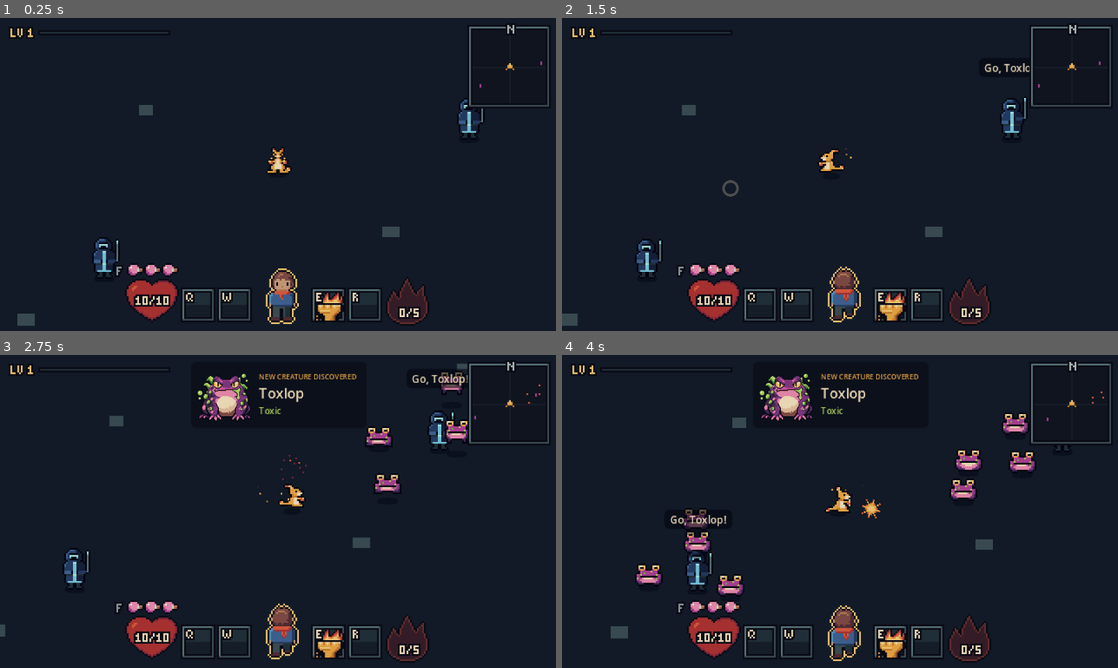
Above: before the commit, frames 1-4 (two rows, left to right).
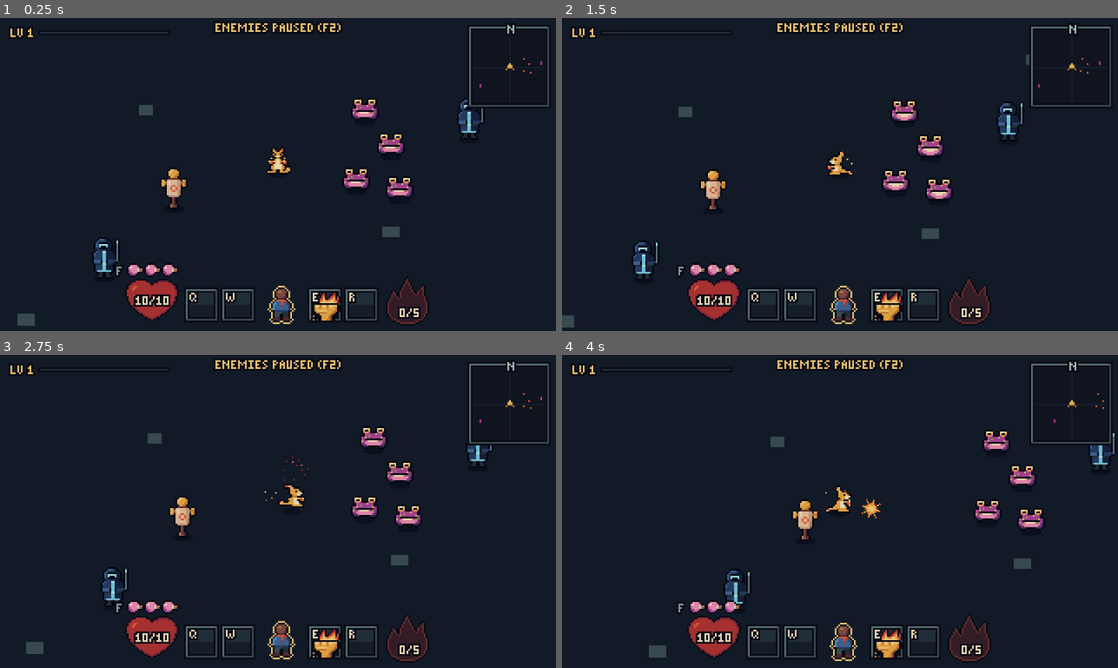
Above: after the commit, the same moments.

Repository: qmkDuran/my-own-art
Game: Godot game, scene res://scenes/main/main.tscn
The game is run twice, just before and just after one commit, with the same random seed, the same clock (stepped at 60 frames per second) and the same inputs.
Inputs (mouse positions are in pixels of both pictures, inside the frame that each line leads up to):
- Up to frame 1 (0.25 s): no input
- Up to frame 2 (1.5 s): move the mouse to (962, 158) at 0.52 s; hold Right (move_right) 0.53-1.25 s; hold Right mouse button (attack) 0.53-1.25 s; click (962, 158) at 0.67 s; drag from (728, 190) to (812, 237) at 1.27 s
- Up to frame 3 (2.75 s): move the mouse to (333, 442) at 2.02 s; hold Right (move_right) from 2.03 s (still down); hold Shift (attack_in_place_modifier) from 2.03 s (still down); right-click (333, 442) at 2.3 s
- Up to frame 4 (4 s): release Right (move_right) at 2.75 s; release Shift (attack_in_place_modifier) at 2.75 s; drag from (812, 574) to (673, 464) at 2.77 s; move the mouse to (1006, 558) at 3.52 s; press the mouse at (1006, 558) at 3.53 s; hold Left (move_left) from 3.53 s (still down); right-click (1006, 558) at 3.8 s

The runs differ from the first frame. In frame 1, 2.9% of the frame differs, in the area x 29-96%, y 1-98%; in frame 2, 4.3%; in frame 3, 6.2%; in frame 4, 7.0%, in the area x 8-100%, y 1-98%.

Commit message:
Training dummy, paused enemies (F2) and a smaller HUD trainer
- Training dummy near the start: never dies, leans and wobbles when hit,
  pops damage numbers (gold for big hits) and shows a running combo total
  that resets after 2s. No drops, no discovery card.
- DebugControls: enemies start paused (no hops, attacks, summons or
  slams) and can still be hit and killed. F2 toggles; 'ENEMIES PAUSED
  (F2)' shows at the top while on.
- Four practice toads placed in the level, so there's something to hit
  while Wardens are paused.
- HUD trainer stand-in redrawn at 12x18; it barely rises above the
  slots. Shout ticks and the tonic launch point moved to match.

Not yet run in Godot; the user is testing in-game.

Co-Authored-By: Claude Opus 5.5 <noreply@anthropic.com>
Claude-Session: https://claude.ai/code/session_01YABBJVPWvaqtn34m5VQVCp

Diff:
--- /dev/null
+++ b/scenes/debug/debug_controls.tscn
@@ -0,0 +1,9 @@
+[gd_scene load_steps=2 format=3]
+
+[ext_resource type="Script" path="res://scripts/debug/debug_controls.gd" id="1_debug"]
+
+[node name="DebugControls" type="CanvasLayer"]
+layer = 5
+script = ExtResource("1_debug")
+
+[node name="Banner" type="Node2D" parent="."]
--- /dev/null
+++ b/scenes/enemies/training_dummy/training_dummy.tscn
@@ -0,0 +1,36 @@
+[gd_scene load_steps=6 format=3]
+
+[ext_resource type="Script" path="res://scripts/enemies/training_dummy.gd" id="1_dummy"]
+[ext_resource type="Texture2D" path="res://art/training_dummy/training_dummy.png" id="2_art"]
+[ext_resource type="Script" path="res://scripts/components/health.gd" id="3_health"]
+[ext_resource type="Script" path="res://scripts/effects/hit_flash.gd" id="4_flash"]
+
+[sub_resource type="CircleShape2D" id="CircleShape2D_post"]
+radius = 4.0
+
+[node name="TrainingDummy" type="StaticBody2D" groups=["enemies"]]
+z_index = 1
+script = ExtResource("1_dummy")
+
+[node name="Shadow" type="Polygon2D" parent="."]
+color = Color(0.0352941, 0.0392157, 0.0784314, 0.45)
+polygon = PackedVector2Array(-6, 0, -5, -1.5, 0, -2, 5, -1.5, 6, 0, 5, 1.5, 0, 2, -5, 1.5)
+
+[node name="Sprite" type="Sprite2D" parent="."]
+texture = ExtResource("2_art")
+offset = Vector2(0, -12)
+
+[node name="CollisionShape" type="CollisionShape2D" parent="."]
+position = Vector2(0, -2)
+shape = SubResource("CircleShape2D_post")
+
+[node name="Health" type="Node" parent="."]
+script = ExtResource("3_health")
+max_health = 999
+
+[node name="HitFlash" type="Node" parent="." node_paths=PackedStringArray("sprite")]
+script = ExtResource("4_flash")
+sprite = NodePath("../Sprite")
+
+[node name="DamageNumbers" type="Node2D" parent="."]
+z_index = 2
--- a/scenes/main/main.tscn
+++ b/scenes/main/main.tscn
@@ -1,10 +1,13 @@
-[gd_scene load_steps=7 format=3]
+[gd_scene load_steps=10 format=3]
 
 [ext_resource type="PackedScene" path="res://scenes/creatures/emberoo/emberoo.tscn" id="1_emberoo"]
 [ext_resource type="PackedScene" path="res://scenes/enemies/handler/handler.tscn" id="3_handler"]
 [ext_resource type="PackedScene" path="res://scenes/ui/hud.tscn" id="4_hud"]
 [ext_resource type="PackedScene" path="res://scenes/ui/ember_tree.tscn" id="6_ember_tree"]
 [ext_resource type="Script" path="res://scripts/progression/ember_tree_effects.gd" id="7_ember_effects"]
+[ext_resource type="PackedScene" path="res://scenes/enemies/training_dummy/training_dummy.tscn" id="8_dummy"]
+[ext_resource type="PackedScene" path="res://scenes/debug/debug_controls.tscn" id="9_debug"]
+[ext_resource type="PackedScene" path="res://scenes/enemies/toxic_toad/toxic_toad.tscn" id="10_toad"]
 
 [sub_resource type="Environment" id="Environment_glow"]
 background_mode = 3
@@ -63,6 +66,21 @@
 position = Vector2(-100, 60)
 first_summon_delay = 3.0
 
+[node name="PracticeToad1" parent="." instance=ExtResource("10_toad")]
+position = Vector2(50, -30)
+
+[node name="PracticeToad2" parent="." instance=ExtResource("10_toad")]
+position = Vector2(65, -10)
+
+[node name="PracticeToad3" parent="." instance=ExtResource("10_toad")]
+position = Vector2(45, 10)
+
+[node name="PracticeToad4" parent="." instance=ExtResource("10_toad")]
+position = Vector2(70, 15)
+
+[node name="TrainingDummy" parent="." instance=ExtResource("8_dummy")]
+position = Vector2(-60, 20)
+
 [node name="Emberoo" parent="." instance=ExtResource("1_emberoo")]
 
 [node name="Camera" type="Camera2D" parent="Emberoo"]
@@ -74,3 +92,5 @@
 script = ExtResource("7_ember_effects")
 
 [node name="EmberTreeScreen" parent="." instance=ExtResource("6_ember_tree")]
+
+[node name="DebugControls" parent="." instance=ExtResource("9_debug")]
--- a/scenes/ui/hud.tscn
+++ b/scenes/ui/hud.tscn
@@ -87,9 +87,9 @@
 [node name="SlotQ" type="Control" parent="SkillSlots"]
 layout_mode = 3
 anchors_preset = 0
-offset_left = 105.0
+offset_left = 107.0
 offset_top = 156.0
-offset_right = 123.0
+offset_right = 125.0
 offset_bottom = 174.0
 script = ExtResource("8_slot")
 key_label = "Q"
@@ -97,9 +97,9 @@
 [node name="SlotW" type="Control" parent="SkillSlots"]
 layout_mode = 3
 anchors_preset = 0
-offset_left = 126.0
+offset_left = 128.0
 offset_top = 156.0
-offset_right = 144.0
+offset_right = 146.0
 offset_bottom = 174.0
 script = ExtResource("8_slot")
 key_label = "W"
@@ -107,9 +107,9 @@
 [node name="SlotE" type="Control" parent="SkillSlots"]
 layout_mode = 3
 anchors_preset = 0
-offset_left = 180.0
+offset_left = 178.0
 offset_top = 156.0
-offset_right = 198.0
+offset_right = 196.0
 offset_bottom = 174.0
 script = ExtResource("8_slot")
 key_label = "E"
@@ -117,9 +117,9 @@
 [node name="SlotR" type="Control" parent="SkillSlots"]
 layout_mode = 3
 anchors_preset = 0
-offset_left = 201.0
+offset_left = 199.0
 offset_top = 156.0
-offset_right = 219.0
+offset_right = 217.0
 offset_bottom = 174.0
 script = ExtResource("8_slot")
 key_label = "R"
--- /dev/null
+++ b/scripts/debug/debug_controls.gd
@@ -0,0 +1,45 @@
+class_name DebugControls
+extends CanvasLayer
+## Developer switches for testing, toggled with keys checked directly here
+## (no input actions, so the project settings stay untouched).
+##
+## F2: enemies passive. Toads sit still (no hops, no tongue) and Wardens stand still
+## (no summons, no shove, no slam). They can still be hit and killed.
+## While it's on, "ENEMIES PAUSED (F2)" shows at the top centre of the screen.
+
+const PASSIVE_TOGGLE_KEY := KEY_F2
+const BANNER_TEXT := "ENEMIES PAUSED (F2)"
+## Top edge of the banner text, in screen pixels.
+const BANNER_TOP := 3
+
+## Read by the enemies every frame. A static var, so it survives a level restart.
+## On by default for now, while the training dummy is being tuned.
+static var enemies_passive: bool = true
+
+@onready var banner: Node2D = $Banner
+
+
+func _ready() -> void:
+	banner.draw.connect(_draw_banner)
+	_refresh_banner()
+
+
+func _unhandled_input(event: InputEvent) -> void:
+	var key := event as InputEventKey
+	if key == null or not key.pressed or key.echo:
+		return
+	if key.keycode == PASSIVE_TOGGLE_KEY:
+		enemies_passive = not enemies_passive
+		_refresh_banner()
+		get_viewport().set_input_as_handled()
+
+
+func _refresh_banner() -> void:
+	banner.visible = enemies_passive
+	banner.queue_redraw()
+
+
+func _draw_banner() -> void:
+	var screen_width := get_viewport().get_visible_rect().size.x
+	var left := floorf((screen_width - PixelFont.width_of(BANNER_TEXT)) / 2.0)
+	PixelFont.draw_text(banner, BANNER_TEXT, Vector2(left, BANNER_TOP), HudPalette.GOLD, HudPalette.OUTLINE)
--- a/scripts/enemies/handler.gd
+++ b/scripts/enemies/handler.gd
@@ -16,6 +16,8 @@
 ##                (hits don't interrupt it: super armour)
 ##   RECOVERING-> knocked back after being hit
 ##   DYING     -> fades away
+##
+## While DebugControls.enemies_passive is on, he only stands (WATCHING) and reacts to hits.
 
 enum State { WATCHING, RETREATING, SUMMONING, SHOVING, RECOVERING, DYING }
 
@@ -117,9 +119,15 @@
 		_seconds_until_summon -= delta
 		_seconds_until_shove_ready = maxf(0.0, _seconds_until_shove_ready - delta)
 
+	if DebugControls.enemies_passive:
+		_stop_acting()
+
 	match _state:
 		State.WATCHING, State.RETREATING:
-			_keep_distance_or_summon(delta)
+			if DebugControls.enemies_passive:
+				_stand_still()
+			else:
+				_keep_distance_or_summon(delta)
 		State.SHOVING:
 			_shove()
 		State.SUMMONING:
@@ -190,6 +198,15 @@
 		_enter(State.WATCHING, 0.0)
 
 
+## Debug (enemies passive): a summon or a slam in progress is called off and he just stands.
+## Recovering from a hit and dying carry on as normal.
+func _stop_acting() -> void:
+	if _state != State.SUMMONING and _state != State.SHOVING:
+		return
+	charge_particles.stop_charging()
+	_enter(State.WATCHING, 0.0)
+
+
 # --- Rod shove ------------------------------------------------------------
 
 func _should_shove() -> bool:
--- a/scripts/enemies/toad.gd
+++ b/scripts/enemies/toad.gd
@@ -10,6 +10,8 @@
 ##   LASHING    -> tongue shoots out; hits the player if they're still in the way
 ##   RECOVERING -> a short pause after attacking or being hit
 ##   DYING      -> fades away
+##
+## While DebugControls.enemies_passive is on, it only sits (RESTING) and reacts to hits.
 
 enum State { RESTING, HOPPING, PUFFING, LASHING, RECOVERING, DYING }
 
@@ -88,6 +90,8 @@
 
 func _physics_process(delta: float) -> void:
 	_time_in_state += delta
+	if DebugControls.enemies_passive:
+		_stop_acting()
 
 	match _state:
 		State.RESTING:
@@ -109,7 +113,7 @@
 func _rest() -> void:
 	velocity = Vector2.ZERO
 	sprite.show_animation("idle")
-	if _is_state_over():
+	if _is_state_over() and not DebugControls.enemies_passive:
 		_choose_next_move()
 
 
@@ -148,6 +152,16 @@
 			_enter(State.RESTING, _random_rest_time())
 
 
+## Debug (enemies passive): a hop or an attack in progress stops at once and the toad sits.
+## Recovering from a hit and dying carry on as normal.
+func _stop_acting() -> void:
+	if _state != State.HOPPING and _state != State.PUFFING and _state != State.LASHING:
+		return
+	tongue.retract_now()
+	sprite.lift(0.0)
+	_enter(State.RESTING, _random_rest_time())
+
+
 # --- Decisions ------------------------------------------------------------
 
 func _choose_next_move() -> void:
--- /dev/null
+++ b/scripts/enemies/training_dummy.gd
@@ -0,0 +1,122 @@
+class_name TrainingDummy
+extends StaticBody2D
+## A straw-and-wood training post for trying out attacks. It never dies.
+##
+## It's in the "enemies" group with a child "Health", so jabs, skills and click-to-attack
+## treat it like any enemy. On a hit it flashes, leans away from the punch and wobbles back
+## upright (its post stays planted), and a small damage number pops up. Under it, the total
+## damage of the current combo adds up while hits keep coming.
+## After `calm_reset_time` seconds without a hit, its health refills and the total resets.
+##
+## It has no creature_info() and no LightDrop, so it never shows a discovery card,
+## never enters the Creature Log and never drops light motes or berries.
+
+## Words after the combo's total damage, e.g. "TOTAL 12".
+const COMBO_LABEL := "TOTAL "
+## Where the combo total sits, from the dummy's feet (top centre of the text).
+const COMBO_LABEL_OFFSET := Vector2(0, 4)
+## Where damage numbers pop up, from the dummy's feet (just above the straw head).
+const DAMAGE_NUMBER_OFFSET := Vector2(0, -24)
+## Damage numbers start up to this many pixels left or right, so quick hits don't overlap.
+const DAMAGE_NUMBER_SPREAD := 3
+
+## Seconds without a hit before health refills and the combo total resets.
+@export var calm_reset_time: float = 2.0
+
+@export_group("Wobble")
+## How hard the lean springs back upright (higher = faster wobble).
+@export var wobble_stiffness: float = 180.0
+## How quickly the wobble dies down (higher = fewer swings).
+@export var wobble_damping: float = 8.0
+## Lean speed a normal hit gives, in radians per second (about 7 degrees at the peak).
+@export var hit_lean_speed: float = 1.6
+## Extra lean speed per pixel-per-second of knock_back (Flame Uppercut's 260 gives about 3.4).
+@export var knock_back_lean_per_speed: float = 0.013
+## The furthest it can lean either way, in degrees.
+@export var max_lean_degrees: float = 18.0
+
+var _seconds_since_hit: float = 0.0
+var _combo_total: int = 0
+var _lean_speed: float = 0.0
+
+@onready var health: Health = $Health
+@onready var sprite: Sprite2D = $Sprite
+@onready var hit_flash: HitFlash = $HitFlash
+@onready var damage_numbers: Node2D = $DamageNumbers
+
+
+func _ready() -> void:
+	health.damaged.connect(_on_damaged)
+	_seconds_since_hit = calm_reset_time
+
+
+func _physics_process(delta: float) -> void:
+	_update_wobble(delta)
+	_count_calm_time(delta)
+
+
+## Strong hits (e.g. Flame Uppercut) throw it harder: it leans further but stays planted.
+func knock_back(push_velocity: Vector2) -> void:
+	_lean_away(push_velocity.x, push_velocity.length() * knock_back_lean_per_speed)
+
+
+func _draw() -> void:
+	if _combo_total <= 0:
+		return
+	var text := COMBO_LABEL + str(_combo_total)
+	var top_left := COMBO_LABEL_OFFSET - Vector2(floorf(PixelFont.width_of(text) / 2.0), 0)
+	PixelFont.draw_text(self, text, top_left, HudPalette.CREAM, HudPalette.OUTLINE)
+
+
+# --- Getting hit ----------------------------------------------------------
+
+## Health emits `damaged` before it checks for death, so topping it up here
+## means it can never reach zero and never dies.
+func _on_damaged(amount: int, source_position: Vector2) -> void:
+	if health.current_health <= 0:
+		health.current_health = health.max_health
+	hit_flash.flash()
+	_lean_away(global_position.x - source_position.x, hit_lean_speed)
+	_pop_damage_number(amount)
+	_seconds_since_hit = 0.0
+	_combo_total += amount
+	queue_redraw()
+
+
+## Leans away from the side the hit came from (`away_x` > 0 means toward the right).
+func _lean_away(away_x: float, lean_speed: float) -> void:
+	var lean_direction := signf(away_x)
+	if lean_direction == 0.0:
+		lean_direction = 1.0 if randf() < 0.5 else -1.0
+	_lean_speed += lean_direction * lean_speed
+
+
+func _pop_damage_number(amount: int) -> void:
+	var number := DamageNumber.new()
+	number.z_index = 3
+	damage_numbers.add_child(number)
+	var spread := randi_range(-DAMAGE_NUMBER_SPREAD, DAMAGE_NUMBER_SPREAD)
+	number.position = DAMAGE_NUMBER_OFFSET + Vector2(spread, 0)
+	number.pop(amount)
+
+
+# --- Over time ------------------------------------------------------------
+
+## A damped spring: the lean is pulled back upright and overshoots a little each swing.
+## The sprite pivots on the dummy's feet, so the post stays planted.
+func _update_wobble(delta: float) -> void:
+	var lean := sprite.rotation
+	_lean_speed += (-wobble_stiffness * lean - wobble_damping * _lean_speed) * delta
+	var max_lean := deg_to_rad(max_lean_degrees)
+	sprite.rotation = clampf(lean + _lean_speed * delta, -max_lean, max_lean)
+
+
+## After a calm spell, health refills and the combo total clears.
+func _count_calm_time(delta: float) -> void:
+	if _seconds_since_hit >= calm_reset_time:
+		return
+	_seconds_since_hit += delta
+	if _seconds_since_hit >= calm_reset_time:
+		health.current_health = health.max_health
+		_combo_total = 0
+		queue_redraw()
--- a/scripts/ui/combat_state.gd
+++ b/scripts/ui/combat_state.gd
@@ -4,6 +4,7 @@
 ##
 ## Emberoo is "in combat" while an enemy is close, and for a few seconds after he last
 ## dealt or took damage (or used a skill). After that many seconds of calm, he's out of combat.
+## A training dummy nearby doesn't count as a fight; hitting it does.
 
 ## An enemy closer than this to Emberoo (in pixels) means a fight is on.
 const ENEMY_NEAR_DISTANCE := 110.0
@@ -47,6 +48,8 @@
 func _is_enemy_near() -> bool:
 	for enemy in get_tree().get_nodes_in_group("enemies"):
 		var enemy_2d := enemy as Node2D
+		if enemy_2d is TrainingDummy:
+			continue
 		if enemy_2d != null and enemy_2d.global_position.distance_to(_player.global_position) < ENEMY_NEAR_DISTANCE:
 			return true
 	return false
--- /dev/null
+++ b/scripts/ui/damage_number.gd
@@ -0,0 +1,43 @@
+class_name DamageNumber
+extends Node2D
+## A small pixel-font number that pops up from a hit, drifts up and fades away, then frees itself.
+##
+## Drawn with PixelFont at whole-pixel offsets, so it stays crisp while it rises.
+
+## Pixels the number rises over its life.
+const RISE_HEIGHT := 8.0
+## Seconds from popping up to gone.
+const LIFETIME := 0.7
+## Share of the lifetime (0 to 1) after which it starts to fade.
+const FADE_START := 0.45
+## Hits of at least this much damage show in gold instead of white (e.g. Flame Uppercut).
+const BIG_HIT := 3
+
+var _text: String = ""
+var _color: Color = HudPalette.WHITE
+var _age: float = 0.0
+
+
+## Starts showing `amount`; call right after adding the number to the tree.
+func pop(amount: int) -> void:
+	_text = str(amount)
+	_color = HudPalette.GOLD if amount >= BIG_HIT else HudPalette.WHITE
+	queue_redraw()
+
+
+func _process(delta: float) -> void:
+	_age += delta
+	if _age >= LIFETIME:
+		queue_free()
+		return
+	var life_share := _age / LIFETIME
+	modulate.a = 1.0 - clampf((life_share - FADE_START) / (1.0 - FADE_START), 0.0, 1.0)
+	queue_redraw()
+
+
+func _draw() -> void:
+	# Eases out: a quick pop up, then it hangs for a moment while it fades.
+	var life_share := clampf(_age / LIFETIME, 0.0, 1.0)
+	var rise := roundf(RISE_HEIGHT * (1.0 - pow(1.0 - life_share, 3.0)))
+	var top_left := Vector2(-floorf(PixelFont.width_of(_text) / 2.0), -PixelFont.GLYPH_HEIGHT - rise)
+	PixelFont.draw_text(self, _text, top_left, _color, HudPalette.OUTLINE)
--- a/scripts/ui/hud_trainer.gd
+++ b/scripts/ui/hud_trainer.gd
@@ -13,11 +13,12 @@
 ## How long each step of the shout lasts (the skill slot's flash keeps the same beat).
 const SHOUT_STAGE_SECONDS := 0.0875
 ## The shout's three ticks, as [start relative to the head's top centre, direction]:
-## up-left, straight up, up-right.
+## up-left, straight up, up-right. They start just outside the gold outline of the
+## 6-pixel-wide head (12×18 stand-in art).
 const SHOUT_TICKS := [
-	[Vector2i(-7, 0), Vector2i(-1, -1)],
+	[Vector2i(-6, 0), Vector2i(-1, -1)],
 	[Vector2i(0, -4), Vector2i(0, -1)],
-	[Vector2i(6, 0), Vector2i(1, -1)],
+	[Vector2i(5, 0), Vector2i(1, -1)],
 ]
 ## Each step of the shout: how far out the ticks start, how long they are, and their colour.
 const SHOUT_STAGES := [
@@ -32,8 +33,8 @@
 const BOB_STEP_SECONDS := 0.15
 ## Emberoo counts as walking above this speed, in pixels per second.
 const WALKING_SPEED := 5.0
-## Where the tonic leaves the trainer's hands, from his feet.
-const HANDS_OFFSET := Vector2(0, -14)
+## Where the tonic leaves the trainer's hands, from his feet (the hands' row of the 12×18 art).
+const HANDS_OFFSET := Vector2(0, -6)
 
 ## The trainer's look: a "back" and a "front" animation (one frame each is enough;
 ## more frames play while Emberoo walks).
--- a/scripts/ui/minimap.gd
+++ b/scripts/ui/minimap.gd
@@ -77,6 +77,8 @@
 	for berry in _berries_near(player):
 		_add_mark(marks, player, berry, HudPalette.PINK)
 	for enemy in get_tree().get_nodes_in_group("enemies"):
+		if enemy is TrainingDummy:
+			continue  # A practice post, not a threat.
 		if enemy is Handler:
 			_add_mark(marks, player, enemy as Node2D, HudPalette.MAGENTA, 2)
 		elif enemy is Node2D:
--- a/scripts/ui/pixel_font.gd
+++ b/scripts/ui/pixel_font.gd
@@ -1,8 +1,9 @@
 class_name PixelFont
 extends RefCounted
 ## A tiny 5-pixel-tall font for the HUD, drawn pixel by pixel so it stays crisp at any scale.
-## Has the digits, '/', a space and the capitals the HUD needs (LV, the skill keys Q W E R,
-## F for Trainer's Aid, N for north). Glyphs can be 1 to 5 pixels wide.
+## Has the digits, '/', '.', brackets, a space and the capitals the HUD needs (LV, the skill
+## keys Q W E R, F for Trainer's Aid, N for north, and the words of the training dummy's
+## combo total and the debug "ENEMIES PAUSED" banner). Glyphs can be 1 to 5 pixels wide.
 
 const GLYPH_HEIGHT := 5
 ## Empty pixels between two characters.
@@ -29,6 +30,18 @@
 	"R": ["##.", "#.#", "##.", "#.#", "#.#"],
 	"F": ["###", "#..", "##.", "#..", "#.."],
 	"N": ["#..#", "##.#", "#.##", "#..#", "#..#"],
+	"A": [".#.", "#.#", "###", "#.#", "#.#"],
+	"D": ["##.", "#.#", "#.#", "#.#", "##."],
+	"I": ["###", ".#.", ".#.", ".#.", "###"],
+	"M": ["#...#", "##.##", "#.#.#", "#...#", "#...#"],
+	"O": [".#.", "#.#", "#.#", "#.#", ".#."],
+	"P": ["##.", "#.#", "##.", "#..", "#.."],
+	"S": [".##", "#..", ".#.", "..#", "##."],
+	"T": ["###", ".#.", ".#.", ".#.", ".#."],
+	"U": ["#.#", "#.#", "#.#", "#.#", "###"],
+	".": [".", ".", ".", ".", "#"],
+	"(": [".#", "#.", "#.", "#.", ".#"],
+	")": ["#.", ".#", ".#", ".#", "#."],
 }
 
 
Binary file changed: art/trainer/hud_standin/trainer_hud_back.png
Binary file changed: art/trainer/hud_standin/trainer_hud_front.png
Binary file added: art/training_dummy/training_dummy.png
